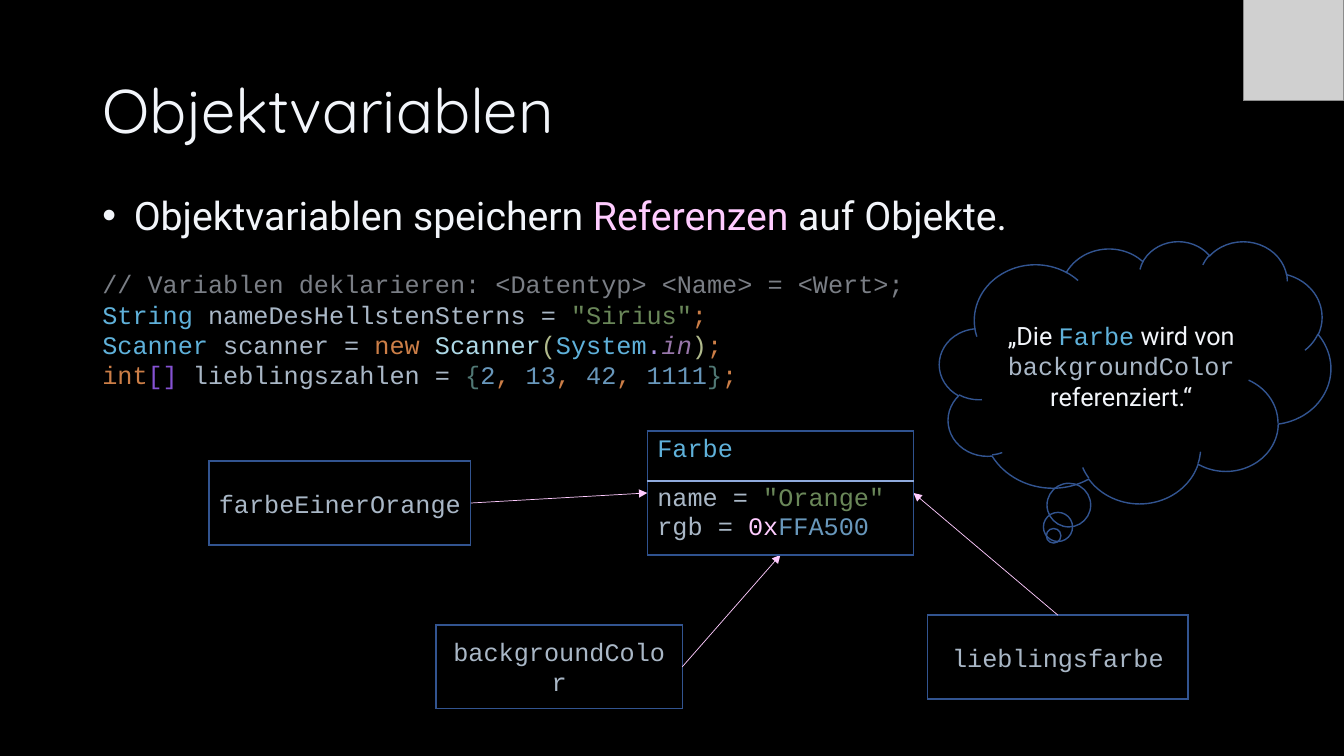
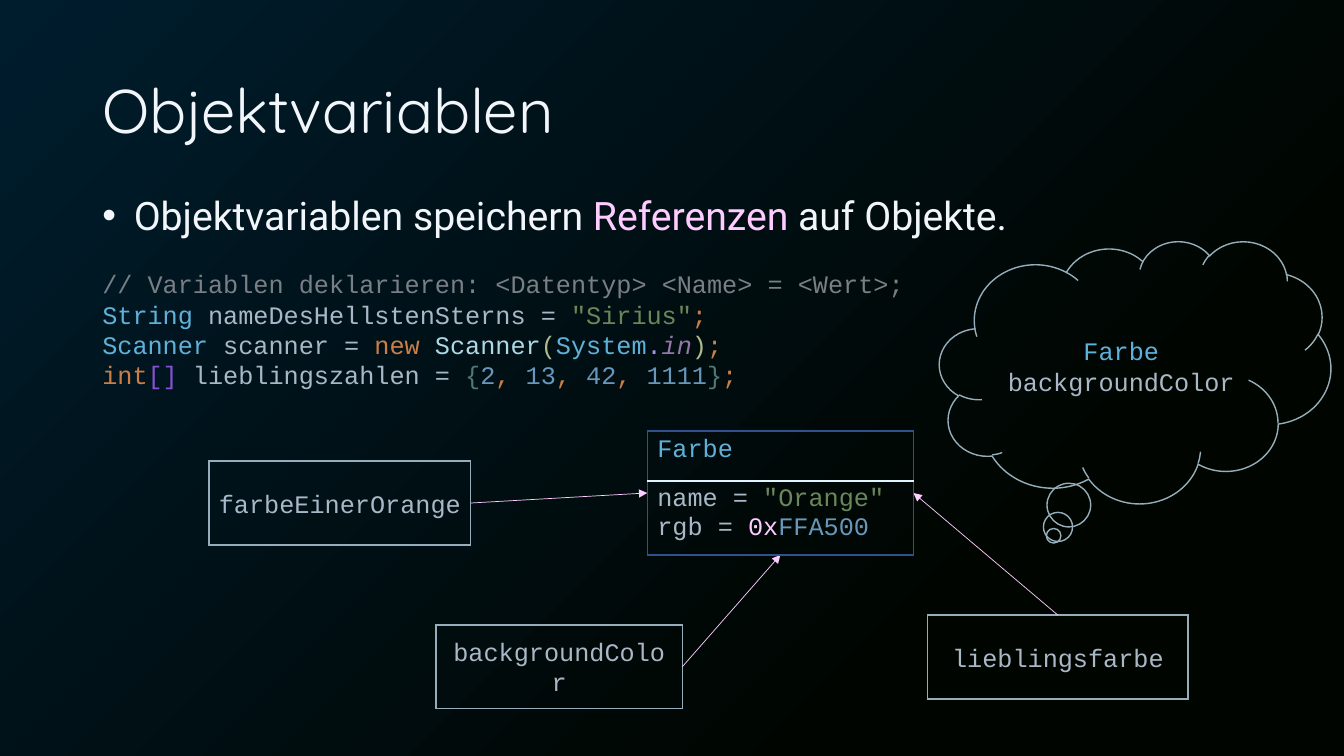
Before and after one commit to Cactusroot/Java, a slide deck: slide 18 of src/Java.pptx (slide 17 before the commit). Drawn at 1344x756 pixels with LibreOffice and Linux fonts; fonts in the diff are those of the drawing; grey boxes stand for pictures. Boxes give left, top, right and bottom in pixels: in the first picture for what was removed or moved away, otherwise in the second. Text is boxed around its words. In the diff, an @@ line names an element or a change of style, - is before the commit and + after.

```diff
--- a/src/Java.pptx
+++ b/src/Java.pptx
@@ background #000000 to gradient #001D2E to #000500 @@
@@ picture removed at (1243,0,1344,101) @@
@@ outline #325491 1 pt to #97AFBD 1 pt in 4 elements at (928,615,1188,699), (437,625,683,709), (209,461,471,544), (940,241,1331,503) @@
@@ text in thought cloud at (1008,342,1235,396): text changed; font Roboto to Courier New; text colour #F2F5FA to #A9B7C6 @@
-„Die Farbe wird von backgroundColor referenziert.“
+Farbe backgroundColor
@@ table at (647,432,913,556) @@
@@ borders changed @@
```
Also in this commit, not shown: 108 other slides changed, 4 slides added, 1 slide removed, 1 other file.
